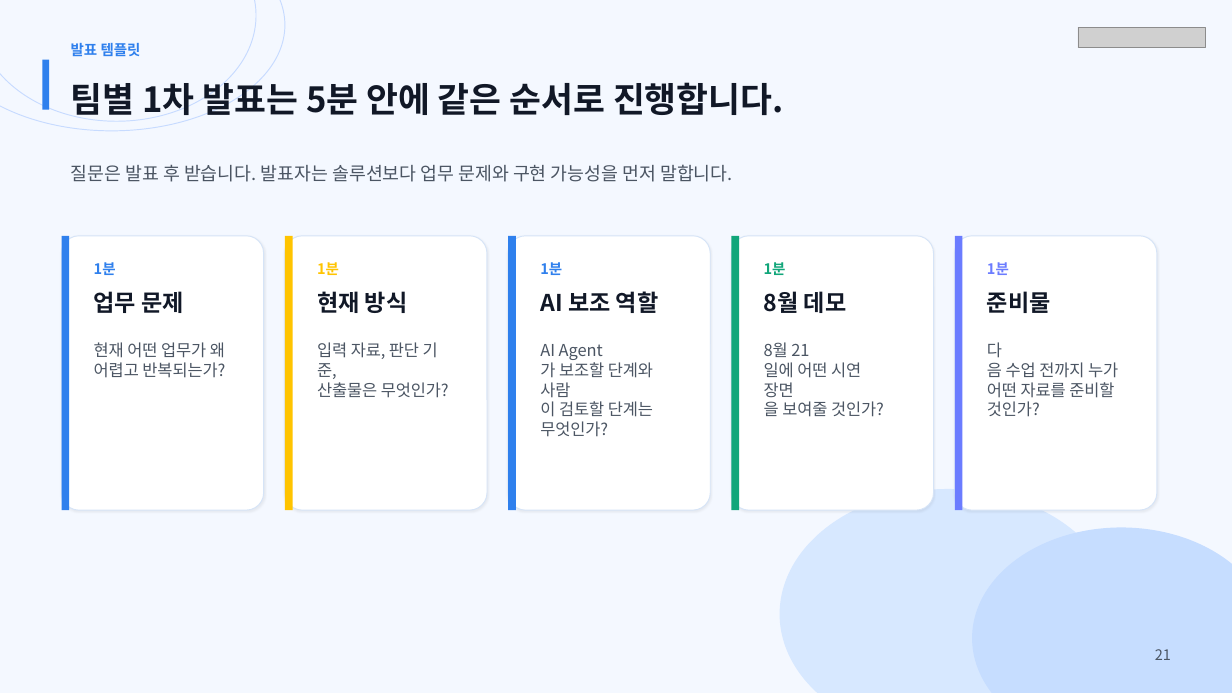
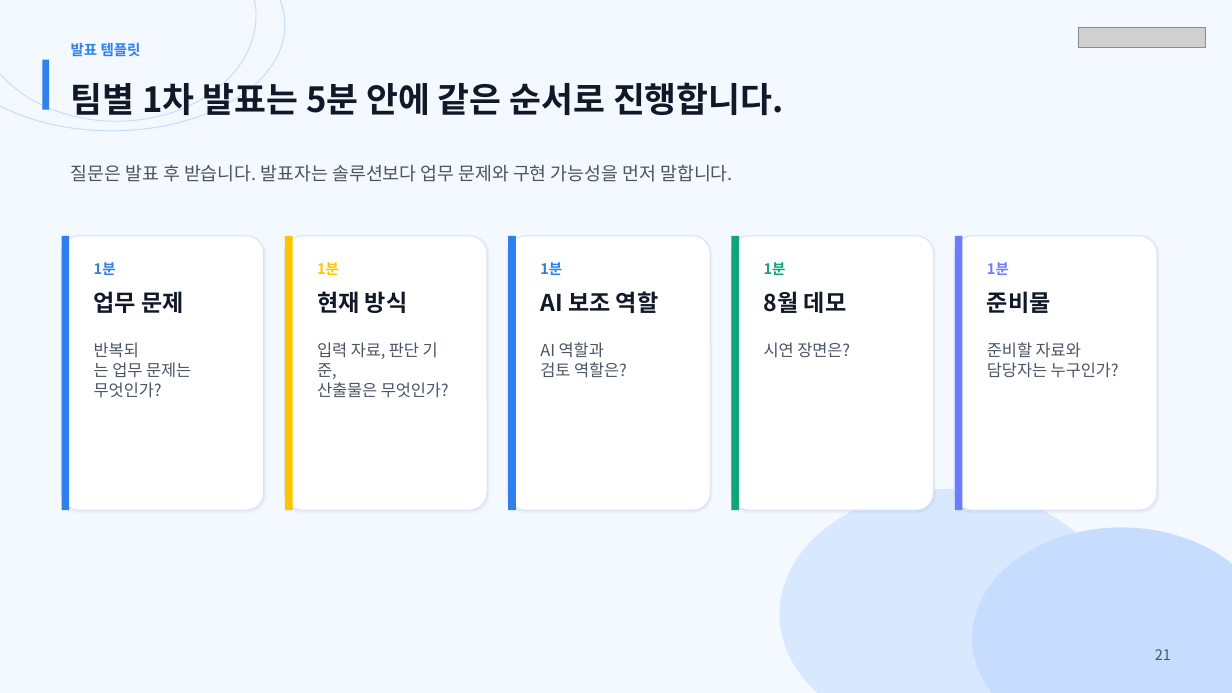
Before and after one commit to MagicecoleAI/shinsegae-ic-ai-native-workshop, a slide deck: slide 21 of outputs/shinsegae-ai4pm-0626-3h-workshop.pptx. Drawn at 1232x693 pixels with LibreOffice and Linux fonts; fonts in the diff are those of the drawing; grey boxes stand for pictures. Boxes give left, top, right and bottom in pixels: in the first picture for what was removed or moved away, otherwise in the second. Text is boxed around its words. In the diff, an @@ line names an element or a change of style, - is before the commit and + after.

Commit message:
Fix workshop slide text wrapping

```diff
--- a/outputs/shinsegae-ai4pm-0626-3h-workshop.pptx
+++ b/outputs/shinsegae-ai4pm-0626-3h-workshop.pptx
@@ text at (94, 342, 191, 398): text changed @@
-현재 어떤 업무가 왜
-어렵고 반복되는가?
+반복되는 업무 문제는
+무엇인가?
@@ text at (540, 342, 627, 378): text changed @@
-AI Agent가 보조할 단계와
-사람이 검토할 단계는
-무엇인가?
+AI 역할과
+검토 역할은?
@@ text at (764, 342, 850, 358): text changed @@
-8월 21일에 어떤 시연
-장면을 보여줄 것인가?
+시연 장면은?
@@ text at (987, 342, 1119, 378): text changed @@
-다음 수업 전까지 누가
-어떤 자료를 준비할
-것인가?
+준비할 자료와
+담당자는 누구인가?
```
Also in this commit, not shown: 18 other slides changed, 1 other file.
